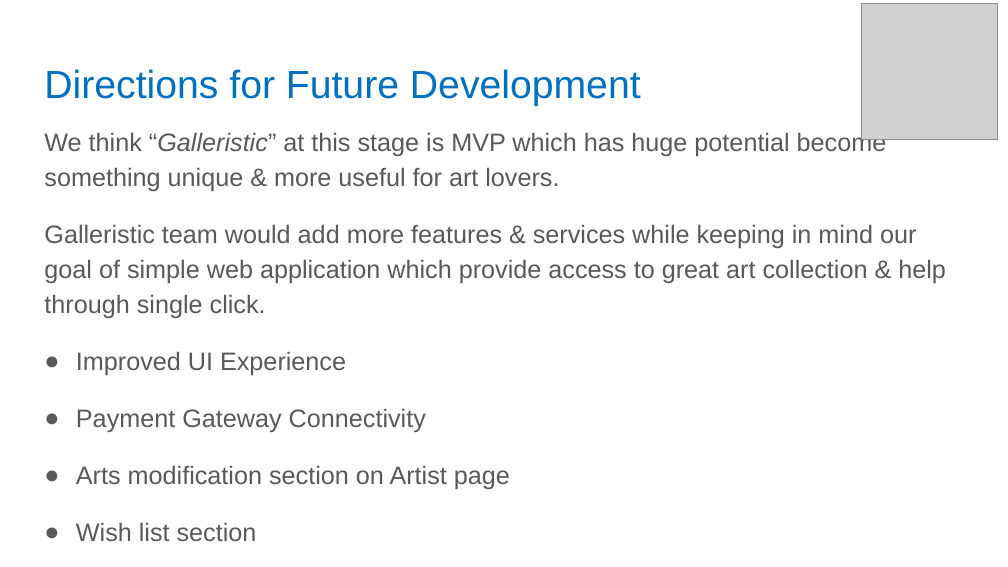
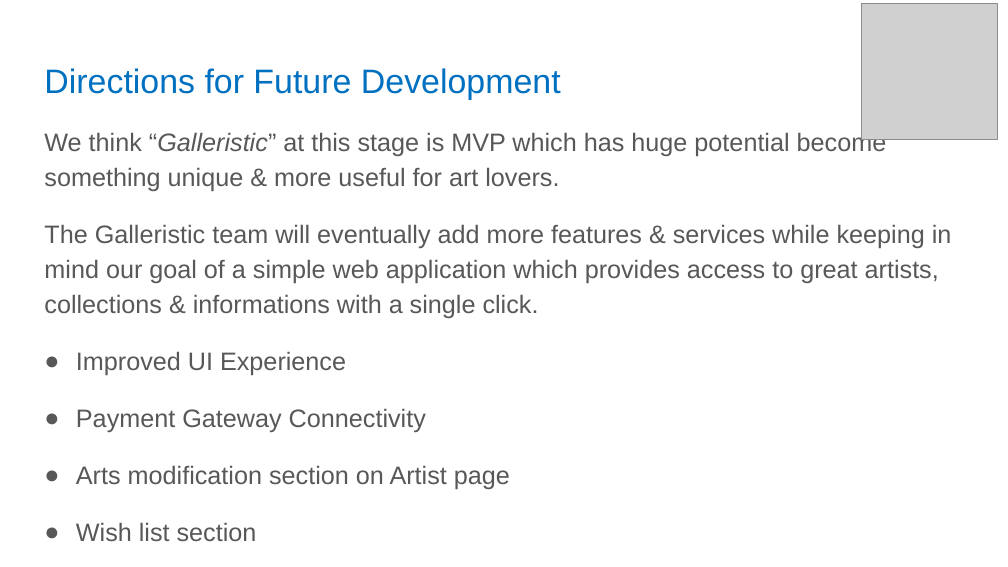
Before and after one commit to mahirerden/galleristic, a slide deck: slide 6 of Galleristic Presentation.pptx. Drawn at 1008x567 pixels with LibreOffice and Linux fonts; fonts in the diff are those of the drawing; grey boxes stand for pictures. Boxes give left, top, right and bottom in pixels: in the first picture for what was removed or moved away, otherwise in the second. Text is boxed around its words. In the diff, an @@ line names an element or a change of style, - is before the commit and + after.

```diff
--- a/Galleristic Presentation.pptx
+++ b/Galleristic Presentation.pptx
@@ title "Directions for Future Development" at [44, 68, 561, 99]: size 28 to 24.2 pt @@
@@ text at [44, 131, 887, 541]: text colour #595959 to #585858 in "We think “Galleristic” at this stage is ...", "Improved UI Experience", "Payment Gateway Connectivity", "Arts modification section on Artist page" and 1 more places; bullet colour #595959 to #585858 @@
@@ text at [44, 224, 952, 318]: text changed; text colour #595959 to #585858 @@
-Galleristic team would add more features & services while keeping in mind our goal of simple web application which provide access to great art collection & help through single click.
+The Galleristic team will eventually add more features & services while keeping in mind our goal of a simple web application which provides access to great artists, collections & informations with a single click.
```
Also in this commit, not shown: 5 other slides changed, 8 other files.
